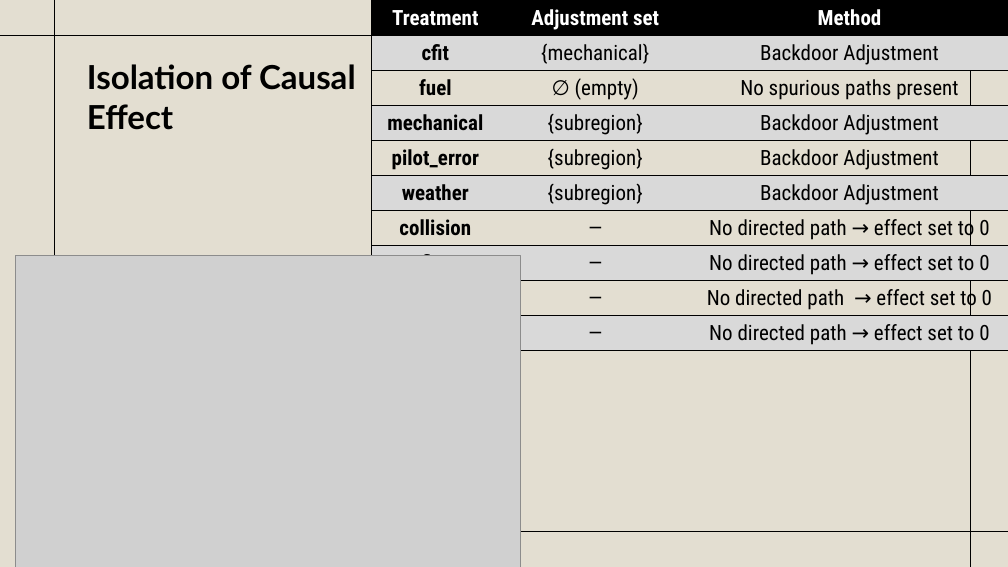
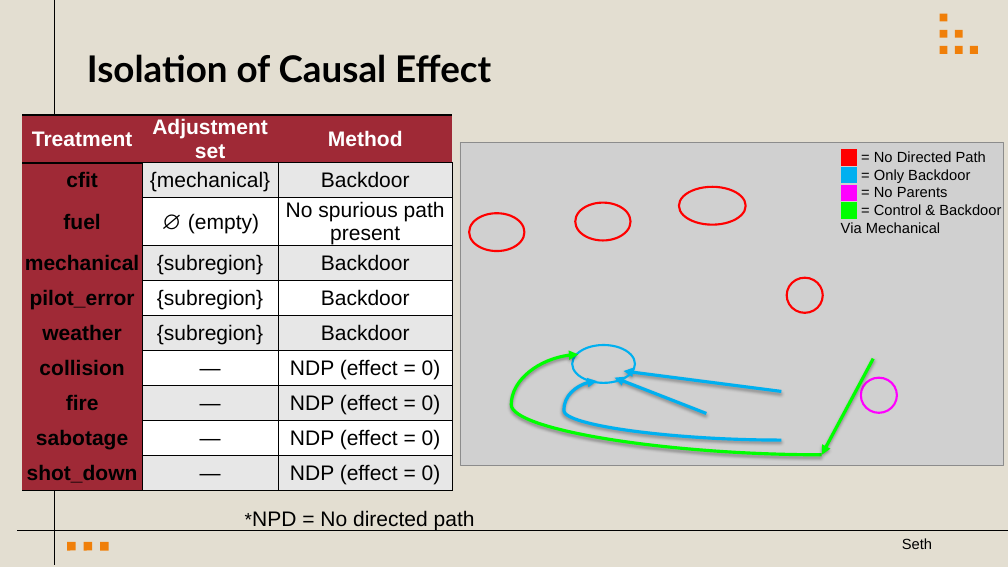
Before and after one commit to clancy-crawford/clancy-crawford.github.io, a slide deck: slide 11 of Projects/Lethal_Aviation_Accidents/MA_505_Final_Presentation.pptx. Drawn at 1008x567 pixels with LibreOffice and Linux fonts; fonts in the diff are those of the drawing; grey boxes stand for pictures. Boxes give left, top, right and bottom in pixels: in the first picture for what was removed or moved away, otherwise in the second. Text is boxed around its words. In the diff, an @@ line names an element or a change of style, - is before the commit and + after.

```diff
--- a/Projects/Lethal_Aviation_Accidents/MA_505_Final_Presentation.pptx
+++ b/Projects/Lethal_Aviation_Accidents/MA_505_Final_Presentation.pptx
@@ freeform shape: place and size @@
-freeform shape at [927,27,944,44]
+freeform shape at [936,26,952,42]
@@ freeform shape: place and size @@
-freeform shape at [943,27,961,44]
+freeform shape at [951,26,967,42]
@@ line removed from (971, 17) to (971, 567) @@
@@ line removed from (0, 36) to (504, 36) @@
@@ title "Isolation of Causal Effect": place and size @@
-title "Isolation of Causal Effect" at [87,64,356,130]
+title "Isolation of Causal Effect" at [87,54,491,83]
@@ title "Isolation of Causal Effect" at [87,54,491,83]: size 31.5 to 35 pt @@
@@ freeform shape: place and size @@
-freeform shape at [910,27,927,44]
+freeform shape at [936,42,952,58]
@@ group added at [63,10,982,555]: 6 freeform shapes @@
@@ table at [23,115,453,498] @@
-row 2, column 3: Backdoor Adjustment
+row 2, column 3: Backdoor
-row 3, column 3: No spurious paths present
+row 3, column 3: No spurious path present
-row 4, column 3: Backdoor Adjustment
+row 4, column 3: Backdoor
-row 5, column 3: Backdoor Adjustment
+row 5, column 3: Backdoor
-row 6, column 3: Backdoor Adjustment
+row 6, column 3: Backdoor
-row 7, column 3: No directed path → effect set to 0
+row 7, column 3: NDP (effect = 0)
-row 8, column 3: No directed path → effect set to 0
+row 8, column 3: NDP (effect = 0)
-row 9, column 3: No directed path → effect set to 0
+row 9, column 3: NDP (effect = 0)
-row 10, column 3: No directed path → effect set to 0
+row 10, column 3: NDP (effect = 0)
@@ fill #000000 to #9F2936 in row 1 @@
@@ fill #D9D9D9 to #9F2936 in 5 cells @@
@@ fill #D9D9D9 to #E7E7E7 in 10 cells @@
@@ fill none to #9F2936 in 4 cells @@
@@ fill none to #FFFFFF in 8 cells @@
@@ font Roboto Condensed to Arial in "Treatment", "Adjustment set", "Method", "cfit" and 17 more places @@
@@ borders changed @@
@@ table: place and size @@
-table at [371,0,1008,350]
+table at [23,115,453,498]
@@ picture removed at [16,256,521,567] @@
@@ curved arrow added from (822, 455) to (578, 355), #00FF00 3 pt @@
@@ ellipse added at [572,345,635,383], outline #00B0F0 2 pt @@
@@ arrow added from (873, 358) to (822, 455), #00FF00 3 pt @@
@@ group added at [460,142,1003,466]: 5 ellipses, 2 arrows, 1 picture, 1 text, 1 curved arrow @@
+= No Directed Path
+= Only Backdoor
+= No Parents
+= Control & Backdoor Via Mechanical
@@ line added from (17, 530) to (1008, 530), #000000 0.75 pt @@
@@ text added at [252,510,475,530], 20 pt, text #000000 @@
+*NPD = No directed path
@@ line removed from (507, 532) to (1008, 532) @@
@@ text added at [902,538,932,549], 14 pt, text #000000 @@
+Seth
```
Also in this commit, not shown: 9 other slides changed, 5 slides added, 4 slides removed, 1 other file.
